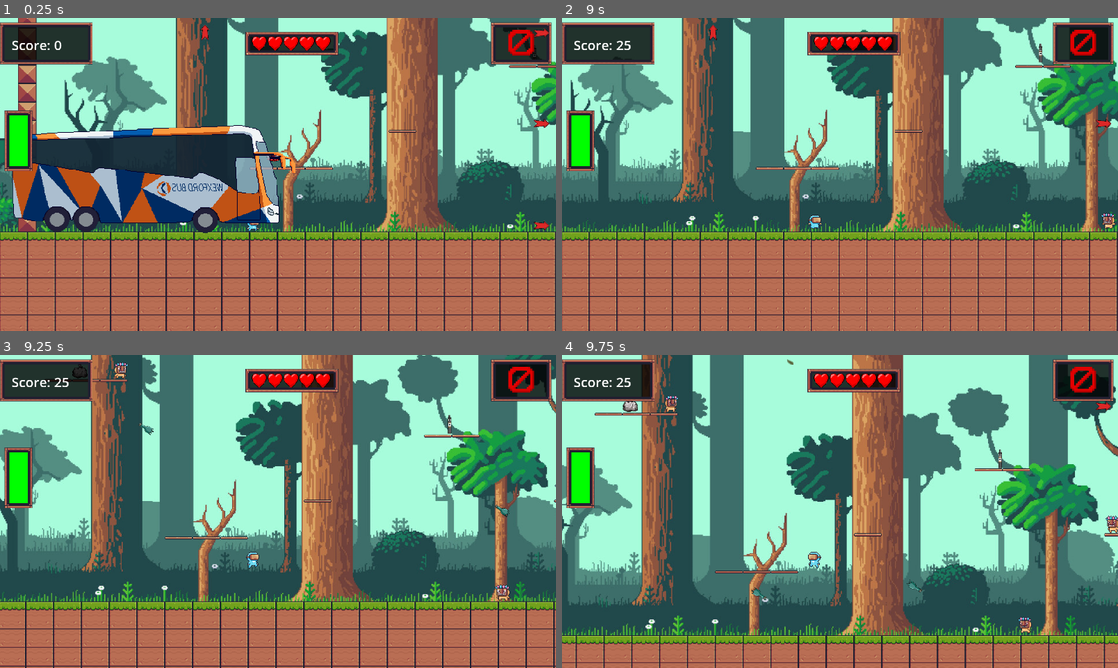
Above: before the commit, frames 1-4 (two rows, left to right).
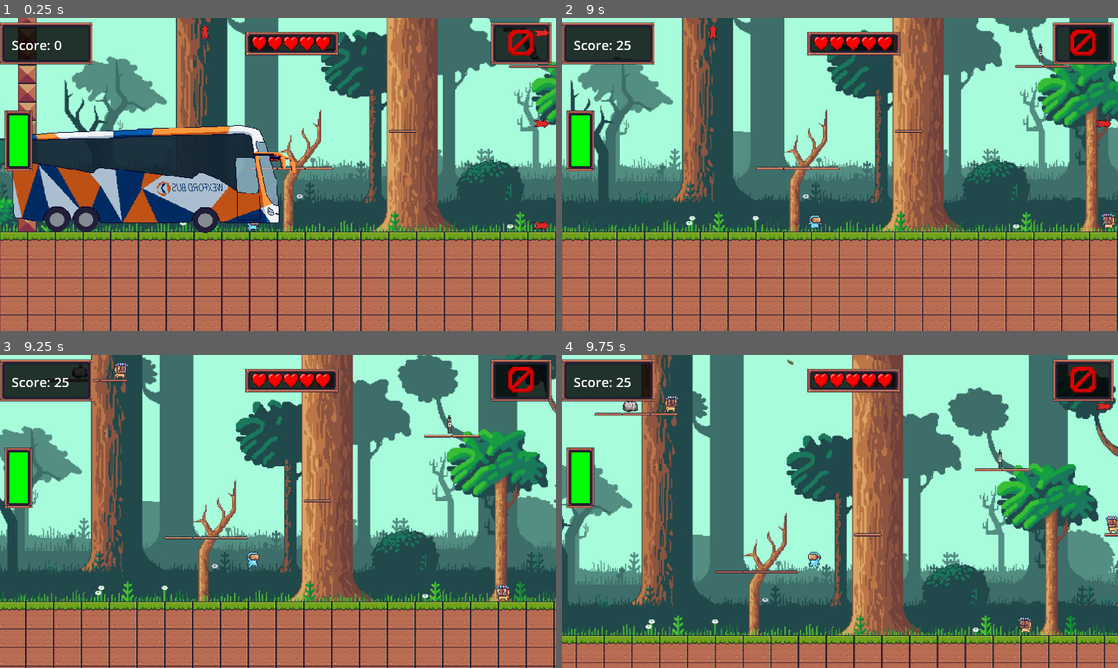
Above: after the commit, the same moments.

Repository: StevenKelly03/Binhale-Web_Build
Game: Godot game, scene res://Binhale/Scenes/Level1.tscn
Two runs of this game, one before a commit and one after it. Both use one fixed random seed, a clock stepped at 60 frames per second and the inputs below. This scene is started directly instead of the project's main scene. Sound files missing from this copy of the repository are replaced by a short silence.
Inputs (mouse positions are in pixels of both pictures, inside the frame that each line leads up to):
- Up to frame 1 (0.25 s): no input
- Up to frame 2 (9 s): tap Enter (SwitchPower) at 0.5, 0.6, 2.1, 3.6, 5.1, 6.6, 8.1 s; move the mouse to (962, 158) at 0.52 s; hold Right (MoveRight) 0.53-2.03 s; tap Up (Jump) at 0.77, 1.52, 3.02, 3.77, 4.52, 6.02, 6.77, 7.52 s; tap R (Restart) at 1.25, 2 s; move the mouse to (728, 190) at 1.27 s; tap Space (UsePower) every 1.5 s from 1.35 to 8.85 s; move the mouse to (895, 105) at 2.02 s; hold Left (MoveLeft) 2.03-2.78 s; move the mouse to (812, 237) at 2.77 s; hold Right (MoveRight) 2.78-4.28 s; move the mouse to (1006, 221) at 3.52 s; move the mouse to (673, 127) at 4.27 s; hold Left (MoveLeft) 4.28-5.03 s; move the mouse to (867, 174) at 5.02 s; hold Right (MoveRight) 5.03-5.78 s; move the mouse to (756, 96) at 5.77 s; hold Left (MoveLeft) 5.78-7.28 s; move the mouse to (962, 158) at 6.52 s; move the mouse to (728, 190) at 7.27 s; hold Right (MoveRight) from 7.28 s (still down); move the mouse to (895, 105) at 8.02 s; move the mouse to (812, 237) at 8.77 s
- Up to frame 3 (9.25 s): keep holding Right (MoveRight); tap Up (Jump) at 9.02 s
- Up to frame 4 (9.75 s): move the mouse to (1006, 558) at 9.52 s; release Right (MoveRight) at 9.53 s; hold Left (MoveLeft) from 9.53 s (still down); tap Enter (SwitchPower) at 9.6 s

Frames 1-2 are identical in both runs. In frame 3, less than 0.1% of the frame differs, in the area x 25-92%, y 21-52%; in frame 4, less than 0.1%.

Commit message:
Attempt to fix enemy audio glitch in level1

Diff:
--- a/project/Binhale/Scripts/projectile.gd
+++ b/project/Binhale/Scripts/projectile.gd
@@ -8,8 +8,8 @@
 
 func _ready() -> void:
 	add_to_group("EnemyProjectile")  # add to enemy group
+	self.body_entered.connect(_on_body_entered)  # detect collisions
 	await get_tree().create_timer(lifetime).timeout  # wait for lifetime
-	self.body_entered.connect(_on_body_entered)  # detect collisions
 	queue_free()  # remove after lifetime
 
 func _process(delta: float) -> void:
